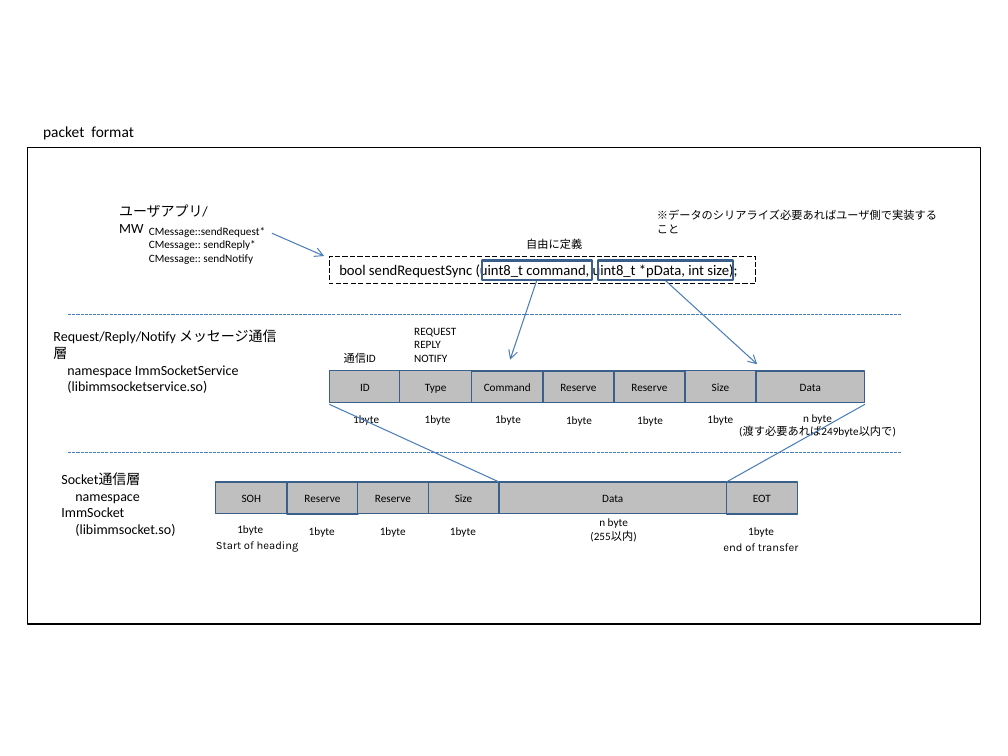
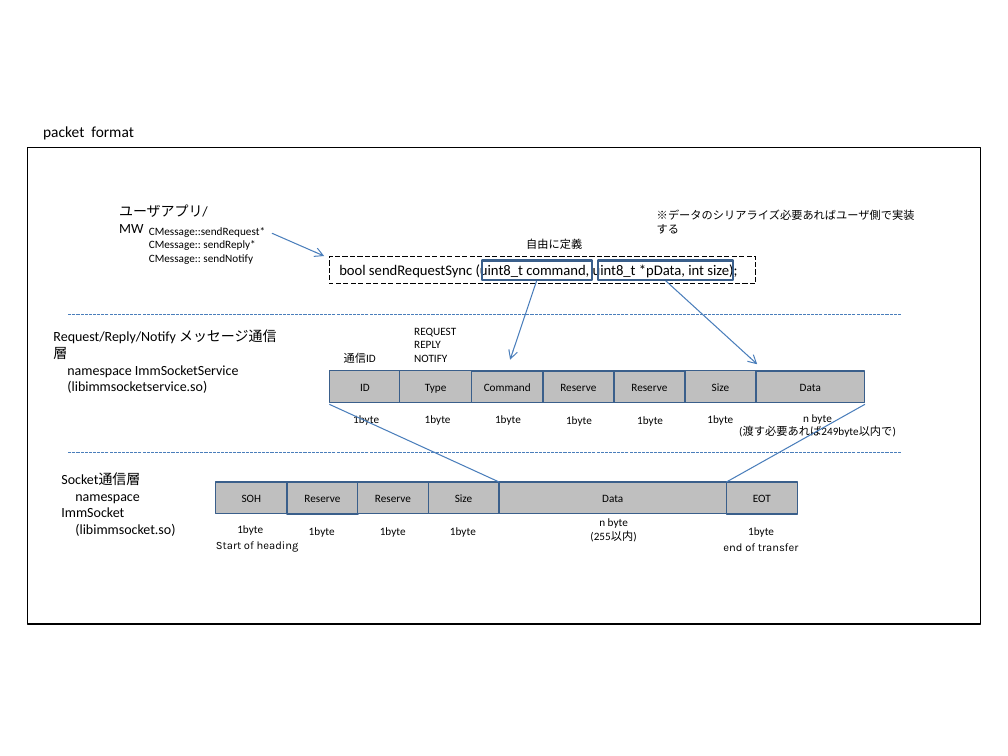
Before and after one commit to ysan/immsocket, a slide deck: slide 3 of etc/immsocket.pptx. Drawn at 1008x756 pixels with LibreOffice and Linux fonts; fonts in the diff are those of the drawing. Boxes give left, top, right and bottom in pixels: in the first picture for what was removed or moved away, otherwise in the second. Text is boxed around its words. In the diff, an @@ line names an element or a change of style, - is before the commit and + after.

```diff
--- a/etc/immsocket.pptx
+++ b/etc/immsocket.pptx
@@ text at <box>657,209,915,234</box>: text changed @@
-※データのシリアライズ必要あればユーザ側で実装すること
+※データのシリアライズ必要あればユーザ側で実装する
```
Also in this commit, not shown: 1 other slide changed, 2 other files.
